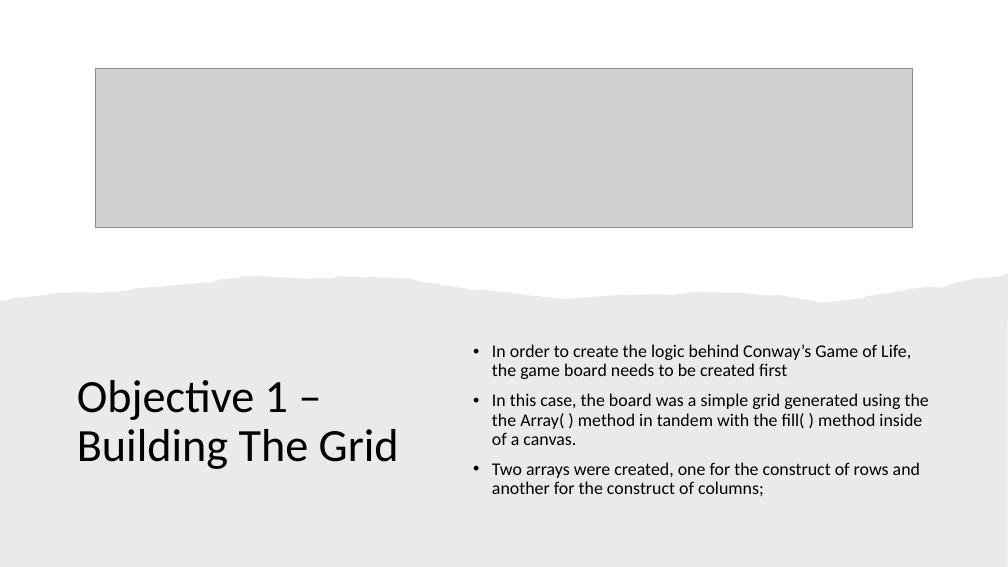
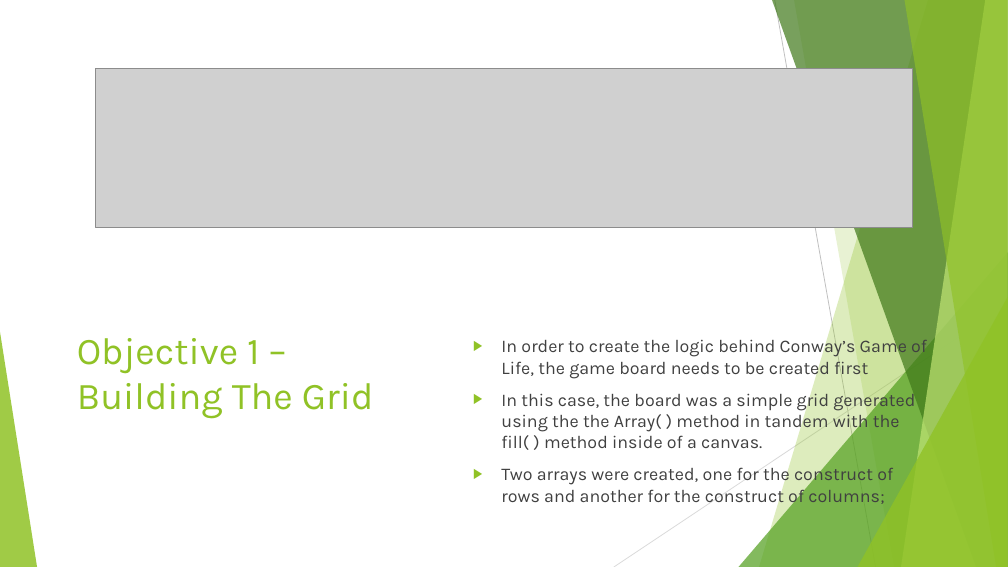
Before and after one commit to WebProgrammingTeam3/Project3, a slide deck: slide 7 of Project3.pptx (slide 5 before the commit). Drawn at 1008x567 pixels with LibreOffice and Linux fonts; fonts in the diff are those of the drawing; grey boxes stand for pictures. Boxes give left, top, right and bottom in pixels: in the first picture for what was removed or moved away, otherwise in the second. Text is boxed around its words. In the diff, an @@ line names an element or a change of style, - is before the commit and + after.

```diff
--- a/Project3.pptx
+++ b/Project3.pptx
@@ freeform shape removed at (0, 273, 1008, 567) @@
@@ title "Objective 1 – Building The ..." at (77, 338, 374, 419): size 44 to 36 pt, font Calibri to Karla, text colour #000000 to #90C226; line spacing 0.9 to 1; vertical alignment middle to top @@
@@ text "In order to create the ..." at (501, 336, 927, 507): font Calibri to Karla, text colour #000000 to #404040; bullet • to ▶; line spacing 0.9 to 1 @@
@@ group added at (0, 0, 1008, 567): 5 freeform shapes, 3 triangles, 2 lines @@
```
Also in this commit, not shown: 11 other slides changed, 4 slides added, 1 slide removed.
